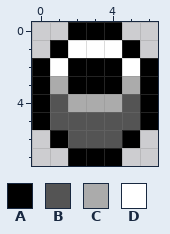
Pixel-art file -- assets/sprites/projects/basket.aseprite. The picture above was drawn from the file before the commit.
7x8 pixels, 1 frame.
Palette (. is transparent): A #000000  B #545454  C #ababab  D #ffffff
Pixels before, first column x 0:
0 ..AAA..
1 .ADDDA.
2 ADAAADA
3 ACAAACA
4 ABCCCBA
5 ABBBBBA
6 .ABBBA.
7 ..AAA..
The same view after the edit:
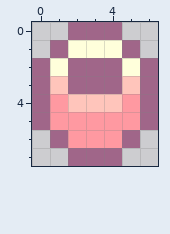
The edit:
colour A: #000000 -> #a06689
colour B: #545454 -> #ff99a1
colour C: #ababab -> #ffc5bb
colour D: #ffffff -> #ffffdb
